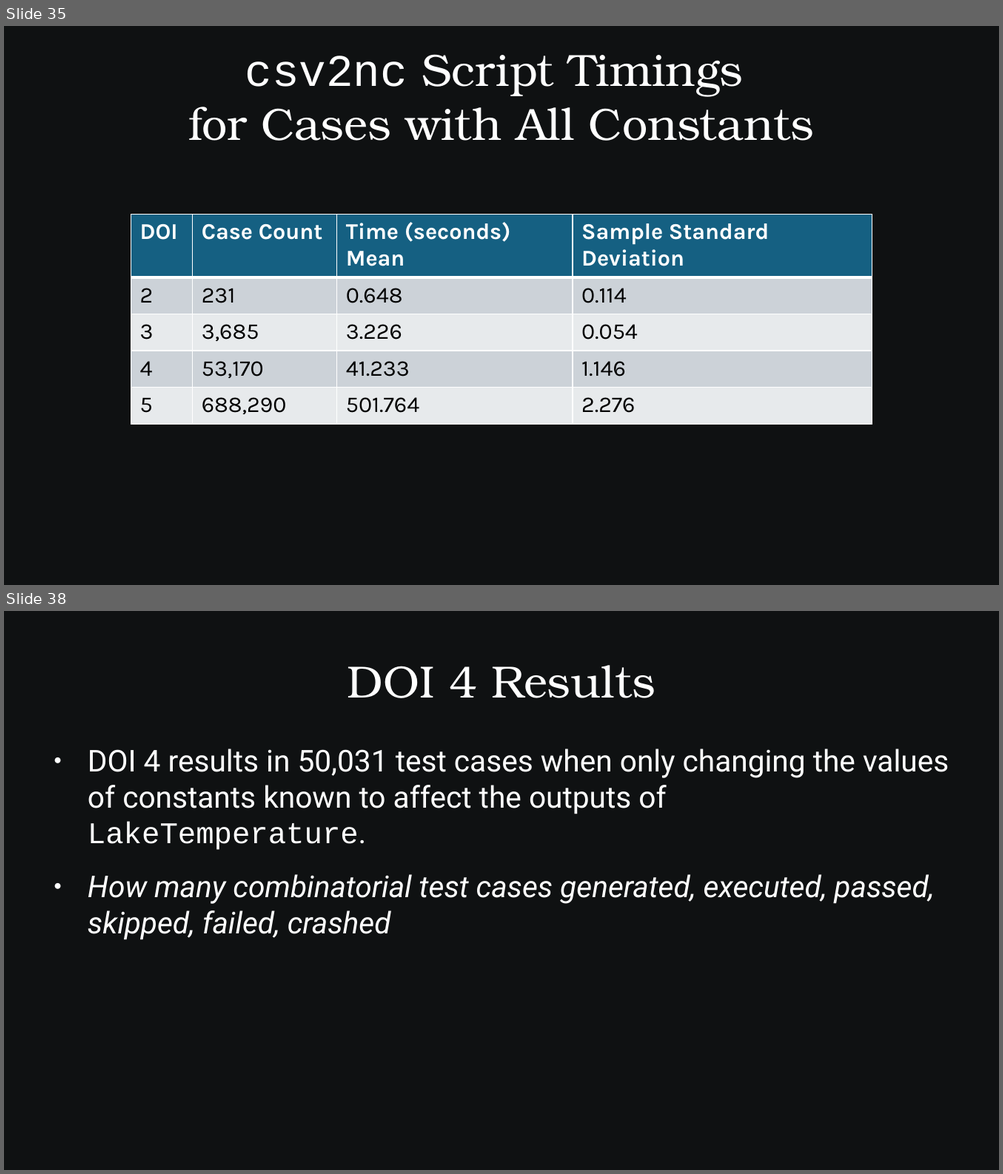
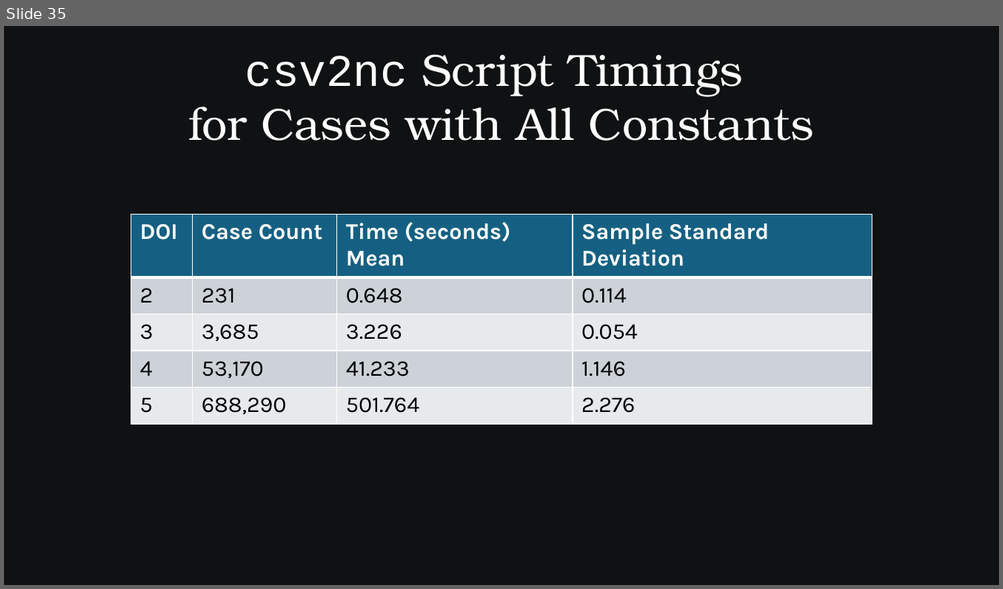
Before and after one commit to SamAllen06/lake_temp_work, a slide deck: documentation/for_collaborators/AnalysisOverview.pptx. Shown one above the other, each under a label of ours: slides 35 and 38 before the commit, slide 35 after it; the slides between them are not shown. The pictures are 1003x1174 and 1003x589 pixels, drawn with LibreOffice and Linux fonts; fonts in the diff are those of the drawing. Boxes give left, top, right and bottom in pixels: in the first picture for what was removed or moved away, otherwise in the second. Text is boxed around its words. In the diff, an @@ line names an element or a change of style, - is before the commit and + after.

```diff
--- a/documentation/for_collaborators/AnalysisOverview.pptx
+++ b/documentation/for_collaborators/AnalysisOverview.pptx
@@ slide 38 removed at <box>4,611,999,1170</box>, background #0F1112 @@
@@ text removed at <box>347,665,655,698</box> @@
-DOI 4 Results
@@ text removed at <box>88,749,948,940</box> @@
-● DOI 4 results in 50,031 test cases when only changing the values of constants known to affect the outputs of LakeTemperature.
-● How many combinatorial test cases generated, executed, passed, skipped, failed, crashed
```
Also in this commit, not shown: 3 slides changed, 2 slides added, 1 other slide removed, 1 other file.
